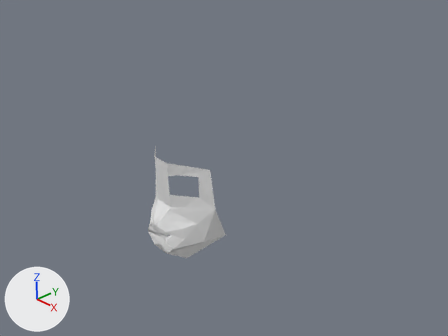
What one commit did to the Blender file justin.blend.
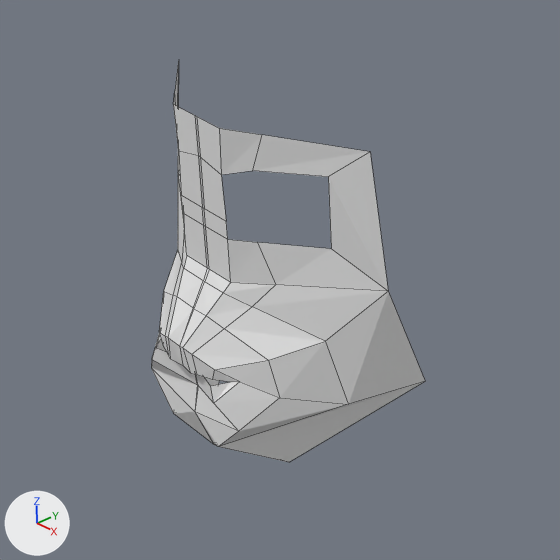
Each version is shown from the file's camera 'Camera', then close up on the part from 23% to 59% of the width and 38% to 85% of the height. The lights are fixed; the arrows at lower left show +X, +Y and +Z. The close-ups show mesh edges as thin lines.
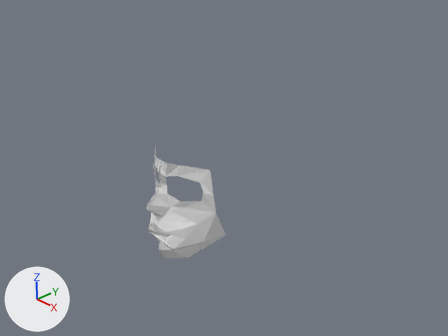
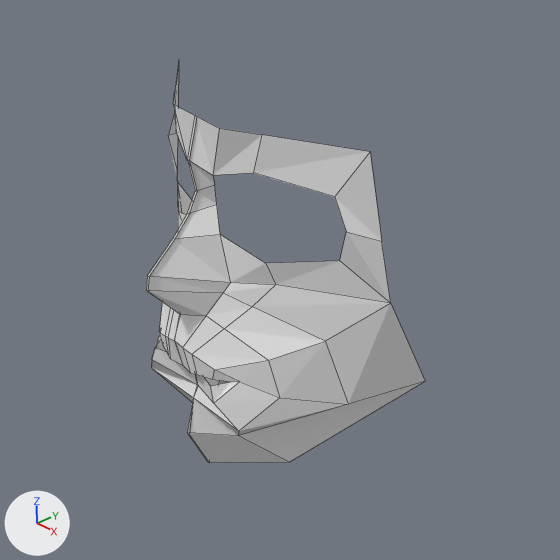
Commit message: Eye loops added

What differs and where, as boxes (x1, y1, x2, y2) in the close-ups (560 x 560 px; the box of a moved part takes in the faces that stretch with it):
'Plane', reshaped: before (151, 60, 425, 462); after (146, 60, 425, 463)
part 1 of me_plane, built on: before (169, 71, 420, 383); after (146, 71, 419, 383)
part 2 of me_plane, moved or reshaped: before (151, 340, 423, 462); after (151, 340, 423, 463)

Edits to the bpy script that builds the scene:
```text
Change me_plane:
    where me_plane.from_pydata(...)  # 49 vertices, 33 faces; spans x -0.01..1.17, y -1.67..0.97, z -1.03..0.33
    used by ob_plane; location = (0.0, -1.472, 0.175); rotation_euler = (1.571, 0.0, 0.0), in degrees (90, 0, 0)
    verts and faces of me_plane; kept vertices keep their numbers, new ones are numbered from 49
    before: 0 (-0.01, -0.17, 0.01) at pixel (207, 267), 2 (1.02, 0.88, -0.57) at pixel (370, 151), 3 (1.17, -0.08, -0.57) at pixel (388, 291), 6 (-0.01, 0.69, 0.01) at pixel (198, 155), 7 (0.24, 0.63, 0.01) at pixel (221, 174)
    before: 8 (0.82, 0.69, -0.4) at pixel (328, 176), 9 (-0.01, 0.16, 0.01) at pixel (203, 225), 10 (0.25, 0.16, 0.01) at pixel (227, 239), 11 (0.82, 0.16, -0.4) at pixel (331, 248), 20 (0.0, -0.66, 0.3) at pixel (179, 346)
    before: 31 (0.0, -0.42, 0.16) at pixel (193, 308), 37 (-0.01, -0.25, 0.06) at pixel (203, 280), 39 (0.41, 0.69, -0.11) at pixel (252, 170), 40 (0.41, 0.16, -0.11) at pixel (257, 242), 47 (-0.01, 0.3, 0.01) at pixel (202, 207)
    before: 48 (0.25, 0.3, 0.01) at pixel (226, 221)
    before: 12 (-0.01, -1.65, -0.06), 30 (0.0, -1.24, 0.22) at pixel (194, 411), 35 (0.27, -1.39, 0.23) at pixel (218, 446), 36 (-0.01, -1.59, 0.09) at pixel (212, 443)
    me_plane part 1
    add delete_faces([(2, 8, 11, 3), (6, 47, 48, 7), (9, 10, 48, 47)])
    add verts[0] = (-0.01, -0.03, 0.48)  # moved, pixel (147, 275)
    add verts[3] = (1.18, -0.16, -0.57)  # moved, pixel (390, 303)
    add verts[6] = (-0.01, 0.69, 0.1)  # moved, pixel (187, 159)
    add verts[7] = (0.14, 0.6, 0.01)  # moved, pixel (212, 175)
    add verts[8] = (0.87, 0.57, -0.4)  # moved, pixel (334, 196)
    add verts[9] = (-0.01, 0.16, 0.26)  # moved, pixel (172, 238)
    add verts[10] = (0.17, 0.17, 0.01)  # moved, pixel (220, 234)
    add verts[11] = (0.9, 0.11, -0.4)  # moved, pixel (339, 260)
    add verts[20] = (0.0, -0.6, 0.33)  # moved, pixel (174, 340)
    add verts[31] = (0.0, -0.42, 0.27)  # moved, pixel (179, 314)
    add verts[37] = (-0.01, -0.13, 0.5)  # moved, pixel (146, 290)
    add verts[39] = (0.42, 0.67, -0.11)  # moved, pixel (253, 172)
    add verts[40] = (0.49, 0.04, -0.11)  # moved, pixel (265, 263)
    add verts[48] = (0.08, 0.34, -0.04)  # moved, pixel (216, 204)
    add verts[47] = (-0.01, 0.44, 0.06)  # moved, pixel (195, 191)
    add verts[49] = (-0.01, 0.3, 0.13)  # pixel (187, 213)
    add verts[50] = (0.98, 0.36, -0.4)  # pixel (346, 231)
    add verts[51] = (1.11, 0.27, -0.57)  # pixel (381, 241)
    add verts[52] = (0.11, 0.5, -0.02)  # pixel (214, 184)
    add faces += [(9, 10, 48, 49), (3, 51, 50, 11), (2, 8, 50, 51), (6, 47, 52, 7), (47, 49, 48, 52)]
    me_plane part 2
    add verts[12] = (-0.01, -1.72, 0.15)  # moved, pixel (207, 461)
    add verts[30] = (0.0, -1.12, 0.22)  # moved, pixel (193, 397)
    add verts[35] = (0.27, -1.39, 0.06)  # moved, pixel (238, 435)
    add verts[36] = (-0.01, -1.39, 0.29)  # moved, pixel (187, 432)
```
